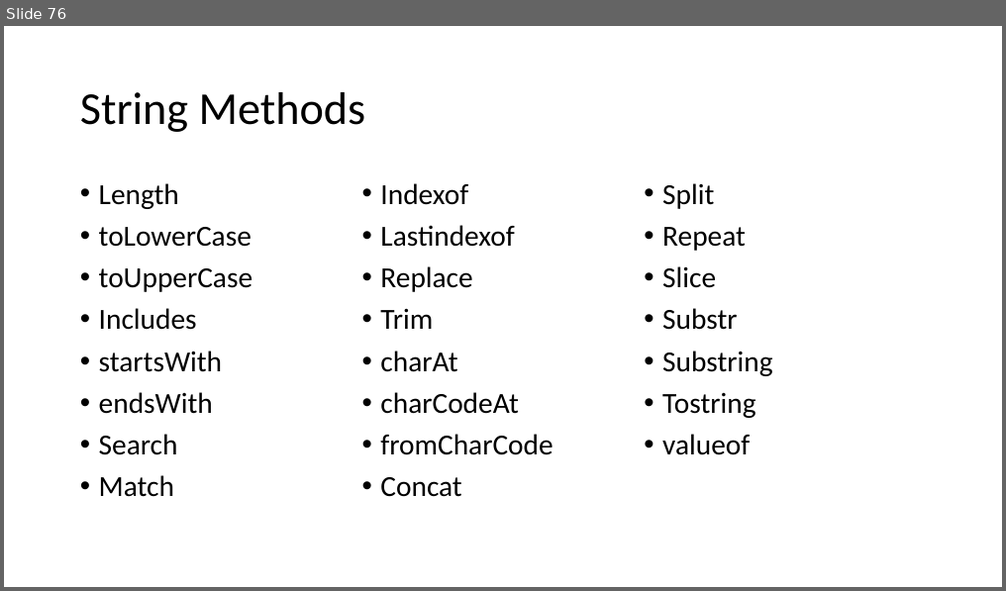
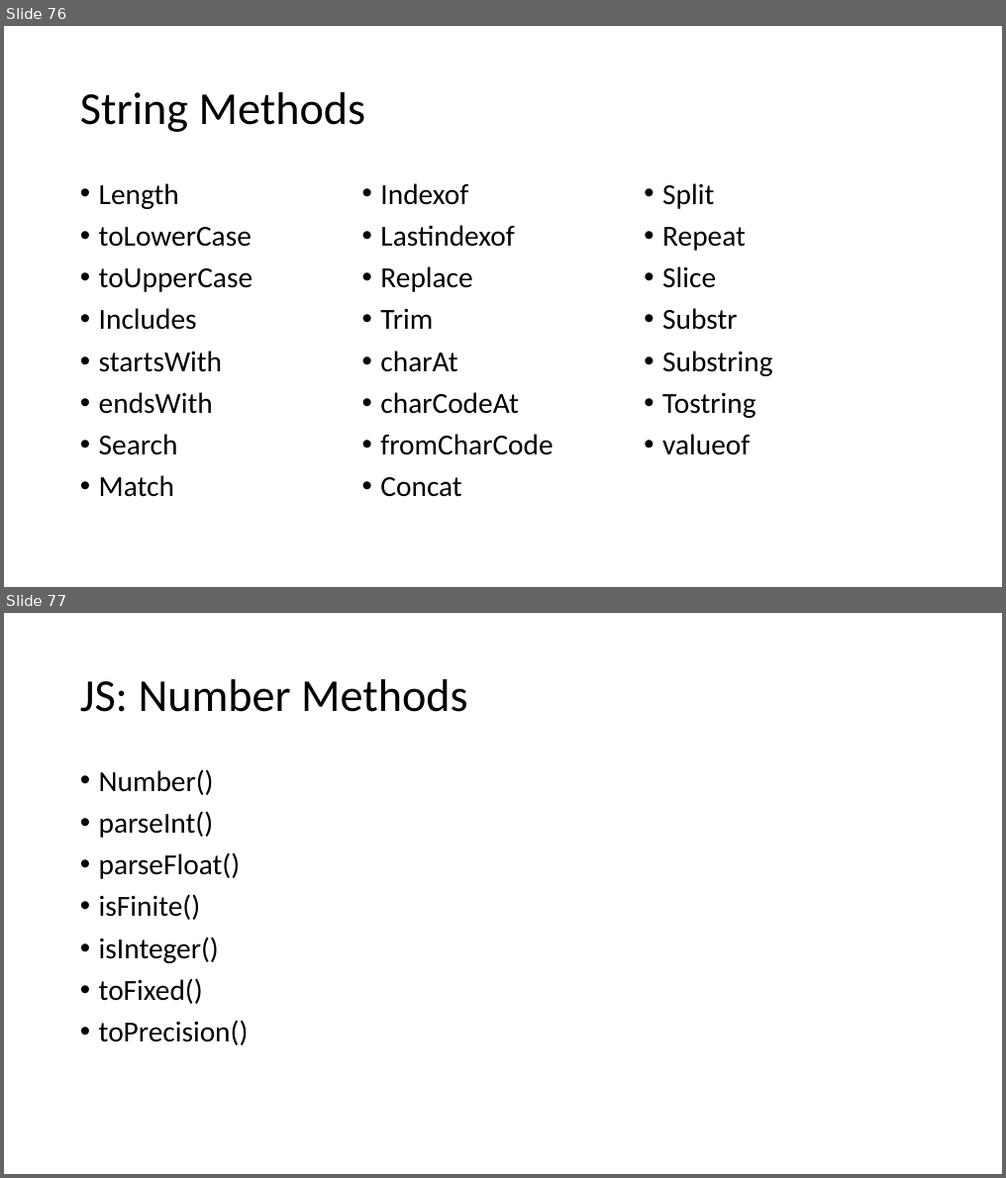
Before and after one commit to PiyushChaturvedii/Batch04, a slide deck: JavaScript.pptx. Shown one above the other, each under a label of ours: slide 76 before the commit, slides 76 and 77 after it. The pictures are 1006x591 and 1006x1178 pixels, drawn with LibreOffice and Linux fonts; fonts in the diff are those of the drawing. Boxes give left, top, right and bottom in pixels: in the first picture for what was removed or moved away, otherwise in the second. Text is boxed around its words. In the diff, an @@ line names an element or a change of style, - is before the commit and + after.

Commit message:
numberMethods

```diff
--- a/JavaScript.pptx
+++ b/JavaScript.pptx
@@ slide 77 added at box(4, 613, 1002, 1174), background #FFFFFF @@
@@ title added at box(80, 679, 468, 712), 44 pt, text #000000 @@
+JS: Number Methods
@@ text added at box(99, 769, 249, 1046), 28 pt, text #000000 @@
+• Number()
+• parseInt()
+• parseFloat()
+• isFinite()
+• isInteger()
+• toFixed()
+• toPrecision()
```
Also in this commit, not shown: 2 other files.
